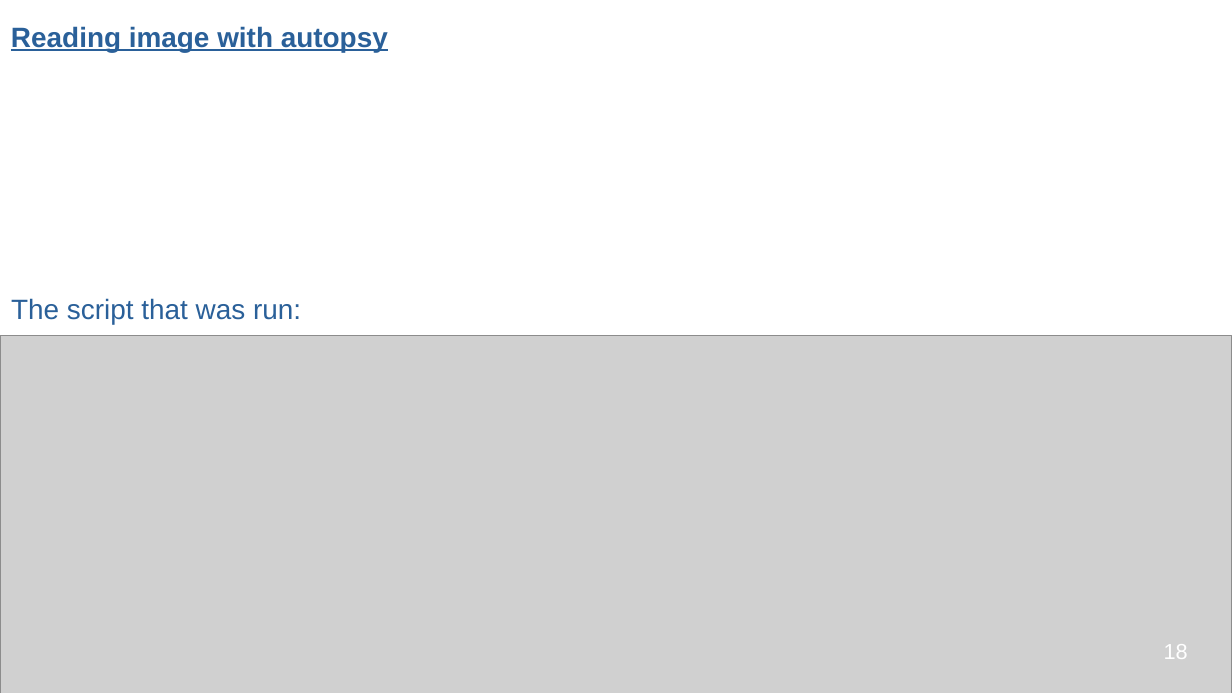
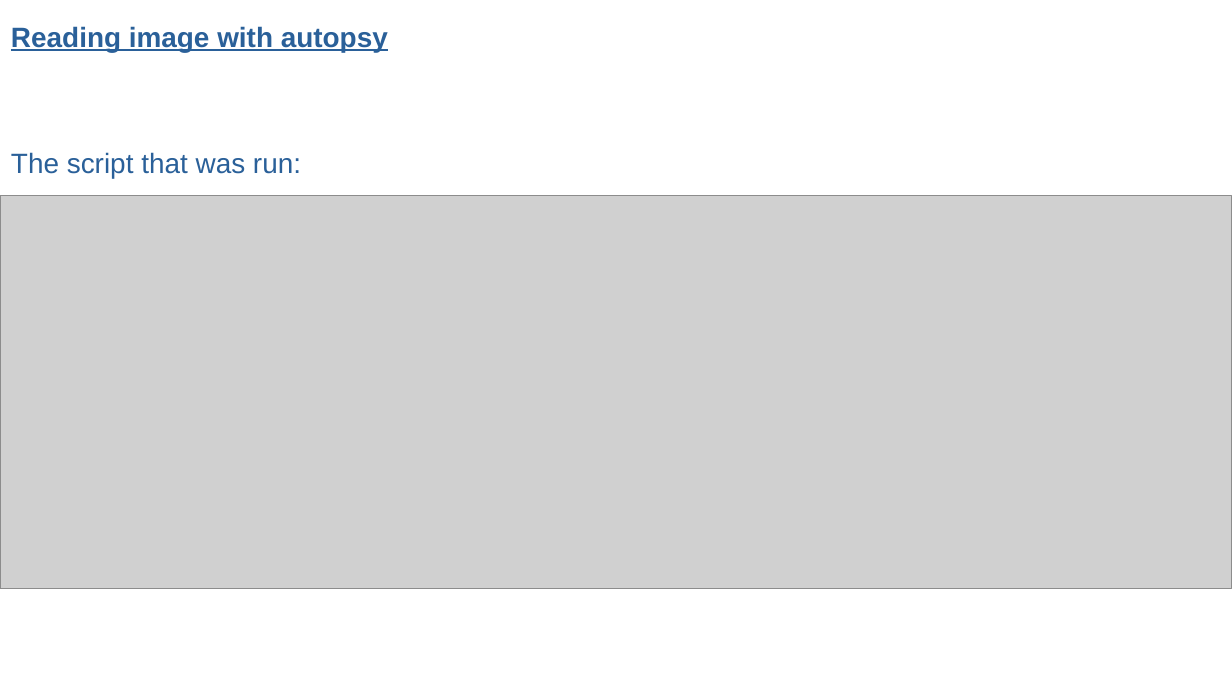
Before and after one commit to dzoraj/Simulated-Corporate-Cyber-Attack, a slide deck: slide 18 of Simulated Corporate Cyber-Attack.odp. Drawn at 1232x693 pixels with LibreOffice and Linux fonts; fonts in the diff are those of the drawing; grey boxes stand for pictures. Boxes give left, top, right and bottom in pixels: in the first picture for what was removed or moved away, otherwise in the second. Text is boxed around its words. In the diff, an @@ line names an element or a change of style, - is before the commit and + after.

Commit message:
Autopsy drive image analysis

```diff
--- a/Simulated Corporate Cyber-Attack.odp
+++ b/Simulated Corporate Cyber-Attack.odp
@@ text "The script that was run:": place and size @@
-text "The script that was run:" at [11,298,301,324]
+text "The script that was run:" at [11,152,301,178]
@@ picture: place and size @@
-picture at [0,335,1232,693]
+picture at [0,196,1232,589]
@@ page number removed at [1164,644,1188,659] @@
-18
```
Also in this commit, not shown: 1 slide added.
